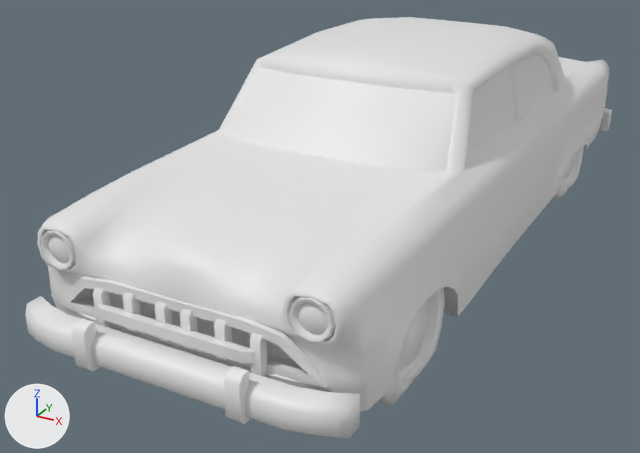
An edit to the glTF model Application/Assets/models/glb/old_car_new.glb, drawn before and after from the same camera.
One viewpoint serves both versions: a 50 mm lens placed at (7.97, -17.53, 8.76), pointed at (-1.28, -0.72, 0.36). Every picture has the same lights, and +X, +Y and +Z are marked at lower left. Where no turn or scale is listed for an object, it has been applied to the vertices.

Script lines for the objects in view, before the commit:
```python
me_mesh = bpy.data.meshes.new('Mesh')
me_mesh.from_pydata(...)  # 1640 vertices, 3130 faces; spans x -3.3..3.3, y -8.5..9.9, z 0.1..4.8
ob_old_car = bpy.data.objects.new('old_car', me_mesh)
ob_old_car.location = (0.0, 0.0, -0.12)
```
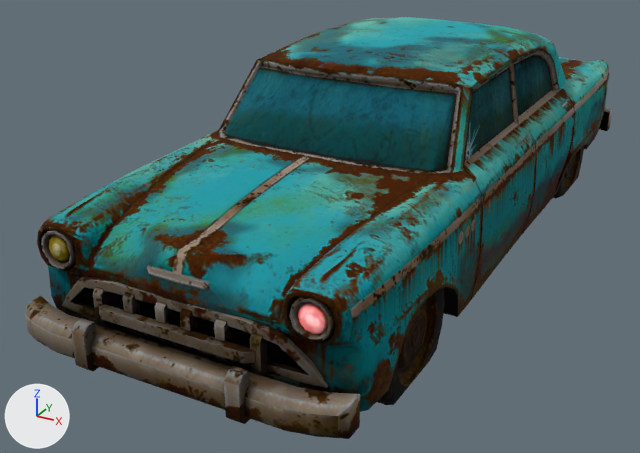
Changed parts and their boxes [x1, y1, x2, y2] in the pictures (640 x 453 px):
```json
{"object": "old_car", "change": "recoloured", "before": [25, 17, 612, 439], "after": [25, 17, 612, 439]}
```

Scene script edits in JSON lines:
```json
{"op": "add", "block": "img_old_car_n", "code": ["img_old_car_n = load_image('old_car_n', '_unpacked/old_car_n', 1024, 1024, 'Non-Color')"]}
{"op": "add", "block": "img_old_car_mra", "code": ["img_old_car_mra = load_image('old_car_mra', '_unpacked/old_car_mra', 1024, 1024, 'Non-Color')"]}
{"op": "add", "block": "img_old_car_e", "code": ["img_old_car_e = load_image('old_car_e', '_unpacked/old_car_e', 1024, 1024, 'sRGB')"]}
{"op": "add", "block": "img_old_car_d", "code": ["img_old_car_d = load_image('old_car_d', '_unpacked/old_car_d', 1024, 1024, 'sRGB')"]}
{"op": "add", "block": "mat_material_005", "code": ["mat_material_005 = bpy.data.materials.new('Material.005')", "# uses the picture img_old_car_d", "# uses the picture img_old_car_e", "# uses the picture img_old_car_mra", "# uses the picture img_old_car_n"]}
{"block": "me_mesh", "where": "me_mesh.from_pydata(...)  # 1640 vertices, 3130 faces; spans x -3.3..3.3, y -8.5..9.9, z 0.1..4.8"}
{"op": "add", "block": "me_mesh", "code": "me_mesh.materials.append(mat_material_005)"}
```
